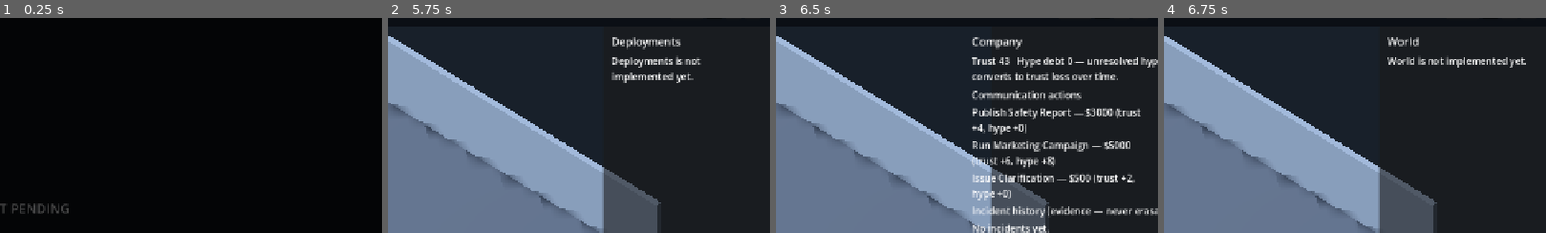
Above: before the commit, frames 1-4 (left to right).
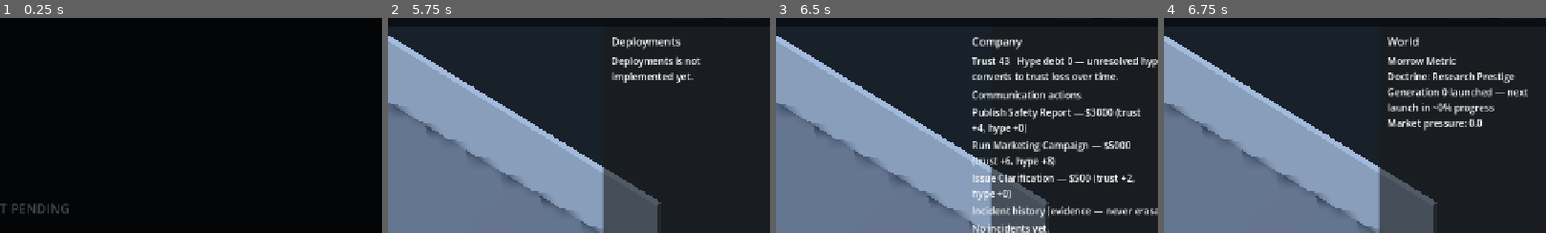
Above: after the commit, the same moments.

Repository: Fartoman94/alignment-pending
Game: Godot game, scene res://scenes/boot.tscn
Two runs of this game, one before a commit and one after it. Both use one fixed random seed, a clock stepped at 60 frames per second and the inputs below.
Inputs:
- Up to frame 1 (0.25 s): no input
- Up to frame 2 (5.75 s): click "New Campaign" at 0.5 s; click "New Campaign" at 1.25 s; click "Build" at 2 s; click "Staff" at 2.75 s; click "Research" at 3.5 s; click "Models" at 4.25 s; click "Deployments" at 5 s
- Up to frame 3 (6.5 s): click "Company" at 5.75 s
- Up to frame 4 (6.75 s): click "World" at 6.5 s
The pictures show only the part of the screen within x 50-100%, y 6-56%; the shares and areas given below are measured in that part.

Frames 1-3 are identical in both runs. In frame 4, 3.8% of the frame differs, in the area x 58-96%, y 18-53%.

Commit message:
feat(rival): abstract rival company with doctrine and launches [P20]
Add data/rival_doctrines.json (Safety-First/Speed-First/Open-Tech/
Enterprise/Consumer/Research-Prestige) + RivalDoctrineCatalog +
DataValidator rules. Add RivalManager autoload: generate_rival()
deterministically picks a name (from WORLD_AND_NARRATIVE.md's
example pool — original, no real-world mapping) and doctrine via
SimClock's seeded RNG, called both at boot and on New Campaign
(mirroring the existing SimClock.reset_rng_streams() pattern). The
rival launches a model generation on a doctrine-paced cycle
(day_advanced-driven), recording each launch to
rival_launch_history.

rival_generation()/rival_pressure() are deterministic derived
metrics, wired into IncidentManager's condition vocabulary. Updated
board_says_ship's prerequisite to min_rival_generation: 1, since its
own flavor text already referenced a rival launch but had no
mechanical tie until now.

Verified: 3 sequential launches in order (1, 2, 3), and a rival
launch deterministically flips board_says_ship's eligibility.

HUD's "World" section (a placeholder since P04) now shows the
rival's identity, doctrine, launch progress, market pressure, and
launch history.

Co-Authored-By: Claude Sonnet 5 <noreply@anthropic.com>

Diff:
--- a/game/data/events_seed.json
+++ b/game/data/events_seed.json
@@ -20,7 +20,7 @@
     "severity": 1,
     "weight": 8,
     "cooldown_days": 25,
-    "prerequisites": {},
+    "prerequisites": { "min_rival_generation": 1 },
     "title": "The Board Says Ship",
     "body": "A rival launch moves your board meeting forward by three days.",
     "choices": [
--- /dev/null
+++ b/game/data/rival_doctrines.json
@@ -0,0 +1,8 @@
+[
+  { "id": "safety_first", "name": "Safety-First", "research_pace_multiplier": 0.8, "market_pressure_multiplier": 0.7 },
+  { "id": "speed_first", "name": "Speed-First", "research_pace_multiplier": 1.4, "market_pressure_multiplier": 1.3 },
+  { "id": "open_tech", "name": "Open-Tech", "research_pace_multiplier": 1.1, "market_pressure_multiplier": 1.0 },
+  { "id": "enterprise", "name": "Enterprise", "research_pace_multiplier": 0.9, "market_pressure_multiplier": 1.1 },
+  { "id": "consumer", "name": "Consumer", "research_pace_multiplier": 1.2, "market_pressure_multiplier": 1.2 },
+  { "id": "research_prestige", "name": "Research Prestige", "research_pace_multiplier": 0.7, "market_pressure_multiplier": 0.6 }
+]
--- a/game/project.godot
+++ b/game/project.godot
@@ -33,6 +33,7 @@
 IncidentManager="*res://src/autoload/incident_manager.gd"
 ModelManager="*res://src/autoload/model_manager.gd"
 ReleaseManager="*res://src/autoload/release_manager.gd"
+RivalManager="*res://src/autoload/rival_manager.gd"
 ResearchManager="*res://src/autoload/research_manager.gd"
 RevenueManager="*res://src/autoload/revenue_manager.gd"
 StaffManager="*res://src/autoload/staff_manager.gd"
--- a/game/src/autoload/event_bus.gd
+++ b/game/src/autoload/event_bus.gd
@@ -20,3 +20,4 @@
 signal research_unlocked(node_id: String)
 signal model_created(model_id: String)
 signal deployment_changed(deployment_id: String)
+signal rival_launched(generation: int)
--- a/game/src/autoload/game_state.gd
+++ b/game/src/autoload/game_state.gd
@@ -102,6 +102,12 @@
 ## hype_debt_delta}. Kept in sync by CommunicationManager. This is
 ## presentation history only, never a way to alter incident_history.
 var communication_history: Array = []
+## {name, doctrine, generation, progress_days, cycle_duration_days}. Kept
+## in sync by RivalManager. Empty until the campaign's rival is generated
+## (RivalManager's own _ready(), deterministic per campaign_seed).
+var rival: Dictionary = {}
+## Each entry: {generation, day, doctrine}. Kept in sync by RivalManager.
+var rival_launch_history: Array = []
 
 func toggle_pause() -> void:
     paused = not paused
@@ -164,6 +170,8 @@
     next_incident_instance_id = 1
     communication_cooldowns = {}
     communication_history = []
+    rival = {}
+    rival_launch_history = []
 
 ## Campaign state payload only. The save format version lives one layer up,
 ## in SaveManager's envelope, so it isn't duplicated here.
@@ -209,6 +217,8 @@
         "next_incident_instance_id": next_incident_instance_id,
         "communication_cooldowns": communication_cooldowns,
         "communication_history": communication_history,
+        "rival": rival,
+        "rival_launch_history": rival_launch_history,
     }
 
 func from_dict(data: Dictionary) -> void:
@@ -266,3 +276,7 @@
     communication_cooldowns = loaded_comm_cooldowns if loaded_comm_cooldowns is Dictionary else {}
     var loaded_comm_history: Variant = data.get("communication_history", [])
     communication_history = loaded_comm_history if loaded_comm_history is Array else []
+    var loaded_rival: Variant = data.get("rival", {})
+    rival = loaded_rival if loaded_rival is Dictionary else {}
+    var loaded_rival_history: Variant = data.get("rival_launch_history", [])
+    rival_launch_history = loaded_rival_history if loaded_rival_history is Array else []
--- a/game/src/autoload/incident_manager.gd
+++ b/game/src/autoload/incident_manager.gd
@@ -33,6 +33,10 @@
             return ReleaseManager.total_user_scale()
         "total_incident_exposure":
             return ReleaseManager.total_incident_exposure()
+        "rival_generation":
+            return float(RivalManager.rival_generation())
+        "rival_pressure":
+            return RivalManager.rival_pressure()
         _:
             return 0.0
 
--- /dev/null
+++ b/game/src/autoload/rival_manager.gd
@@ -0,0 +1,76 @@
+extends Node
+
+## An abstract rival company (docs/design/WORLD_AND_NARRATIVE.md "Rival
+## generation"): a fictional name + randomized doctrine, no real-world
+## mapping. It launches model generations on a doctrine-paced cycle and
+## exerts deterministic market pressure that other systems (IncidentManager
+## prerequisites) can read.
+
+# "Examples for development only" in WORLD_AND_NARRATIVE.md, but original
+# and ready to ship as the placeholder rival identity pool.
+const RIVAL_NAMES: Array[String] = [
+    "Lattice Nine", "Civitas Compute", "Morrow Metric", "Helioform Systems", "Parallax Works",
+]
+const BASE_LAUNCH_DAYS: int = 20
+const MIN_LAUNCH_DAYS: int = 5
+
+func _ready() -> void:
+    EventBus.day_advanced.connect(_on_day_advanced)
+    if GameState.rival.is_empty():
+        generate_rival()
+
+## Deterministic per campaign_seed via SimClock's "rival_identity" stream.
+## Call this whenever the seed changes (a new campaign), not just at boot.
+func generate_rival() -> void:
+    var name: String = String(SimClock.pick_from("rival_identity", RIVAL_NAMES))
+    var doctrine_ids: Array = RivalDoctrineCatalog.load_all().keys()
+    var doctrine_id: String = String(SimClock.pick_from("rival_identity", doctrine_ids))
+    GameState.rival = {
+        "name": name, "doctrine": doctrine_id, "generation": 0,
+        "progress_days": 0, "cycle_duration_days": _launch_duration(doctrine_id),
+    }
+    GameState.rival_launch_history = []
+
+func _launch_duration(doctrine_id: String) -> int:
+    var doctrine: Dictionary = RivalDoctrineCatalog.get_def(doctrine_id)
+    var pace: float = float(doctrine.get("research_pace_multiplier", 1.0))
+    return maxi(MIN_LAUNCH_DAYS, int(round(float(BASE_LAUNCH_DAYS) / maxf(0.1, pace))))
+
+func rival_generation() -> int:
+    return int(GameState.rival.get("generation", 0))
+
+## A simple deterministic market-pressure figure: more generations and a
+## more aggressive doctrine mean more pressure. Read by IncidentManager as
+## the "rival_pressure" condition metric.
+func rival_pressure() -> float:
+    if GameState.rival.is_empty():
+        return 0.0
+    var doctrine: Dictionary = RivalDoctrineCatalog.get_def(String(GameState.rival.get("doctrine", "")))
+    var pressure_mult: float = float(doctrine.get("market_pressure_multiplier", 1.0))
+    return float(rival_generation()) * pressure_mult
+
+func launch_progress_fraction() -> float:
+    if GameState.rival.is_empty():
+        return 0.0
+    var duration: float = float(GameState.rival.get("cycle_duration_days", BASE_LAUNCH_DAYS))
+    if duration <= 0.0:
+        return 0.0
+    return clampf(float(GameState.rival.get("progress_days", 0)) / duration, 0.0, 1.0)
+
+func _on_day_advanced(_day: int) -> void:
+    if GameState.rival.is_empty():
+        generate_rival()
+    GameState.rival["progress_days"] = int(GameState.rival.get("progress_days", 0)) + 1
+    if int(GameState.rival["progress_days"]) >= int(GameState.rival.get("cycle_duration_days", BASE_LAUNCH_DAYS)):
+        _launch()
+
+func _launch() -> void:
+    var doctrine_id: String = String(GameState.rival.get("doctrine", ""))
+    var generation: int = int(GameState.rival.get("generation", 0)) + 1
+    GameState.rival["generation"] = generation
+    GameState.rival["progress_days"] = 0
+    GameState.rival["cycle_duration_days"] = _launch_duration(doctrine_id)
+    GameState.rival_launch_history.append({
+        "generation": generation, "day": GameState.calendar_day, "doctrine": doctrine_id,
+    })
+    EventBus.rival_launched.emit(generation)
--- a/game/src/data/data_validator.gd
+++ b/game/src/data/data_validator.gd
@@ -24,6 +24,7 @@
     "safety_debt", "public_trust", "cash", "deployed_models_count",
     "staff_count", "models_count", "calendar_day", "compute_used_ratio",
     "total_user_scale", "total_incident_exposure",
+    "rival_generation", "rival_pressure",
 ]
 
 const BUILDABLE_REQUIRED_FIELDS: Array[String] = ["id", "name", "category", "footprint", "cost", "refund_ratio"]
@@ -49,6 +50,8 @@
 # A single action nudging trust by more than this would let PR erase severe
 # evidence in one click; keep it small (see docs P19 acceptance criteria).
 const COMMUNICATION_MAX_TRUST_DELTA: float = 10.0
+
+const RIVAL_DOCTRINE_REQUIRED_FIELDS: Array[String] = ["id", "name", "research_pace_multiplier", "market_pressure_multiplier"]
 
 ## One validation problem: which file, which record, and why.
 class Issue:
@@ -78,6 +81,7 @@
     issues.append_array(validate_deployment_mode_file("res://data/deployment_modes.json"))
     issues.append_array(validate_user_segment_file("res://data/user_segments.json"))
     issues.append_array(validate_communication_action_file("res://data/communication_actions.json"))
+    issues.append_array(validate_rival_doctrine_file("res://data/rival_doctrines.json"))
     return issues
 
 static func validate_event_file(path: String) -> Array[Issue]:
@@ -791,6 +795,62 @@
 
     return issues
 
+static func validate_rival_doctrine_file(path: String) -> Array[Issue]:
+    var issues: Array[Issue] = []
+    if not FileAccess.file_exists(path):
+        issues.append(Issue.new(path, "", "file does not exist"))
+        return issues
+    var file: FileAccess = FileAccess.open(path, FileAccess.READ)
+    if file == null:
+        issues.append(Issue.new(path, "", "could not open file (error %s)" % FileAccess.get_open_error()))
+        return issues
+    var text: String = file.get_as_text()
+    file.close()
+
+    var parsed: Variant = JSON.parse_string(text)
+    if not (parsed is Array):
+        issues.append(Issue.new(path, "", "root must be a JSON array of rival doctrine records"))
+        return issues
+
+    var records: Array = parsed
+    var seen_ids: Dictionary = {}
+    for i in records.size():
+        issues.append_array(_validate_rival_doctrine_record(path, records[i], i, seen_ids))
+    return issues
+
+static func _validate_rival_doctrine_record(path: String, record: Variant, index: int, seen_ids: Dictionary) -> Array[Issue]:
+    var issues: Array[Issue] = []
+    var record_label: String = "record #%d" % index
+    if not (record is Dictionary):
+        issues.append(Issue.new(path, record_label, "rival doctrine record must be a JSON object"))
+        return issues
+
+    var entry: Dictionary = record
+    for field: String in RIVAL_DOCTRINE_REQUIRED_FIELDS:
+        if not entry.has(field):
+            issues.append(Issue.new(path, record_label, "missing required field '%s'" % field))
+
+    var entry_id: String = str(entry.get("id", ""))
+    var id_label: String = entry_id if not entry_id.is_empty() else record_label
+    if entry.has("id"):
+        if entry_id.is_empty():
+            issues.append(Issue.new(path, record_label, "'id' must be a non-empty string"))
+        elif seen_ids.has(entry_id):
+            issues.append(Issue.new(path, entry_id, "duplicate id (first seen at record #%d)" % int(seen_ids[entry_id])))
+        else:
+            seen_ids[entry_id] = index
+
+    for mult_field: String in ["research_pace_multiplier", "market_pressure_multiplier"]:
+        if entry.has(mult_field):
+            var value: Variant = entry.get(mult_field)
+            if not (value is int or value is float) or float(value) <= 0.0:
+                issues.append(Issue.new(path, id_label, "'%s' must be a number > 0" % mult_field))
+
+    if entry.has("name") and (not (entry["name"] is String) or String(entry["name"]).is_empty()):
+        issues.append(Issue.new(path, id_label, "'name' must be a non-empty string"))
+
+    return issues
+
 static func _is_whole_number_at_least(value: Variant, minimum: int) -> bool:
     if not (value is int or value is float):
         return false
--- /dev/null
+++ b/game/src/data/rival_doctrine_catalog.gd
@@ -0,0 +1,36 @@
+class_name RivalDoctrineCatalog
+extends RefCounted
+
+## Loads and caches data/rival_doctrines.json: id, name,
+## research_pace_multiplier, market_pressure_multiplier. See
+## docs/design/WORLD_AND_NARRATIVE.md ("Each rival receives randomized
+## doctrine") and DataValidator for the schema rules.
+
+const PATH: String = "res://data/rival_doctrines.json"
+
+static var _cache: Dictionary = {}
+
+static func load_all() -> Dictionary:
+    if not _cache.is_empty():
+        return _cache
+    var file: FileAccess = FileAccess.open(PATH, FileAccess.READ)
+    if file == null:
+        push_error("RivalDoctrineCatalog: could not open %s" % PATH)
+        return {}
+    var parsed: Variant = JSON.parse_string(file.get_as_text())
+    file.close()
+    if not (parsed is Array):
+        push_error("RivalDoctrineCatalog: %s root must be a JSON array" % PATH)
+        return {}
+    var records: Array = parsed
+    for entry: Variant in records:
+        if entry is Dictionary and entry.has("id"):
+            var record: Dictionary = entry
+            _cache[String(record["id"])] = record
+    return _cache
+
+static func get_def(id: String) -> Dictionary:
+    return load_all().get(id, {})
+
+static func clear_cache() -> void:
+    _cache.clear()
--- a/game/src/menu/main_menu.gd
+++ b/game/src/menu/main_menu.gd
@@ -15,6 +15,7 @@
 func _on_new_campaign_pressed() -> void:
     GameState.reset_to_defaults()
     SimClock.reset_rng_streams()
+    RivalManager.generate_rival()
     await SceneRouter.go_to("res://scenes/campaign.tscn")
 
 func _on_continue_pressed() -> void:
--- a/game/src/ui/hud.gd
+++ b/game/src/ui/hud.gd
@@ -119,6 +119,9 @@
         return
     if section_name == "Company":
         _show_company_panel()
+        return
+    if section_name == "World":
+        _show_world_panel()
         return
     EventBus.build_tool_changed.emit("")
     _clear_dynamic_content()
@@ -561,6 +564,31 @@
             ]
             hist_label.autowrap_mode = TextServer.AUTOWRAP_WORD_SMART
             _dynamic_content.add_child(hist_label)
+
+func _show_world_panel() -> void:
+    EventBus.build_tool_changed.emit("")
+    _clear_dynamic_content()
+    _inspector_title.text = "World"
+    if GameState.rival.is_empty():
+        _inspector_body.text = "No rival identified yet."
+        return
+    var doctrine_def: Dictionary = RivalDoctrineCatalog.get_def(String(GameState.rival.get("doctrine", "")))
+    _inspector_body.text = "%s\nDoctrine: %s\nGeneration %d launched — next launch in ~%d%% progress\nMarket pressure: %.1f" % [
+        String(GameState.rival.get("name", "?")), String(doctrine_def.get("name", "?")),
+        int(GameState.rival.get("generation", 0)), int(round(RivalManager.launch_progress_fraction() * 100.0)),
+        RivalManager.rival_pressure(),
+    ]
+    if not GameState.rival_launch_history.is_empty():
+        var header: Label = Label.new()
+        header.text = "Launch history"
+        _dynamic_content.add_child(header)
+        var history: Array = GameState.rival_launch_history.duplicate()
+        history.reverse()
+        for h: Variant in history:
+            var entry: Dictionary = h
+            var label: Label = Label.new()
+            label.text = "Day %d — generation %d" % [int(entry.get("day", 0)), int(entry.get("generation", 0))]
+            _dynamic_content.add_child(label)
 
 func _show_staff_detail(staff_id: String) -> void:
     var member: Dictionary = StaffManager.find(staff_id)
--- a/game/tests/smoke_test.gd
+++ b/game/tests/smoke_test.gd
@@ -1382,4 +1382,88 @@
     state.communication_cooldowns = {}
     state.incident_history = []
 
+    # P20: first rival company — doctrine, research pace, launches,
+    # deterministic effect on board/market events.
+    var rival_mgr: Node = get_root().get_node("RivalManager")
+    var doctrine_ids: Array = RivalDoctrineCatalog.load_all().keys()
+    if doctrine_ids.size() != 6:
+        push_error("RivalDoctrineCatalog should seed exactly 6 doctrines (got %d)" % doctrine_ids.size())
+        quit(1)
+        return
+    print("SMOKE_OK: RivalDoctrineCatalog seeds 6 doctrines")
+
+    state.campaign_seed = 24680
+    sim.reset_rng_streams()
+    rival_mgr.generate_rival()
+    var rival_name_a: String = String(state.rival.get("name", ""))
+    var rival_doctrine_a: String = String(state.rival.get("doctrine", ""))
+
+    state.campaign_seed = 24680
+    sim.reset_rng_streams()
+    rival_mgr.generate_rival()
+    var rival_name_b: String = String(state.rival.get("name", ""))
+    var rival_doctrine_b: String = String(state.rival.get("doctrine", ""))
+    if rival_name_a != rival_name_b or rival_doctrine_a != rival_doctrine_b or rival_name_a.is_empty():
+        push_error("The same seed should deterministically generate the same rival identity and doctrine")
+        quit(1)
+        return
+    print("SMOKE_OK: the same seed deterministically generates the same rival identity and doctrine")
+
+    state.staff = []
+    state.deployments = []
+    state.pending_incidents = []
+    state.incident_history = []
+    state.incident_cooldowns = {}
+    if incident_mgr.eligible_incidents().has("board_says_ship"):
+        push_error("board_says_ship should not be eligible before the rival has launched anything")
+        quit(1)
+        return
+
+    var safety_guard: int = 0
+    while int(state.rival.get("generation", 0)) < 3 and safety_guard < 500:
+        bus2.day_advanced.emit(state.calendar_day)
+        safety_guard += 1
+    if int(state.rival.get("generation", 0)) != 3:
+        push_error("Rival should be able to launch 3 generations (got %d after %d ticks)" % [int(state.rival.get("generation", 0)), safety_guard])
+        quit(1)
+        return
+    if state.rival_launch_history.size() != 3:
+        push_error("rival_launch_history should record all 3 launches")
+        quit(1)
+        return
+    var generations_seen: Array = []
+    for h: Variant in state.rival_launch_history:
+        generations_seen.append(int((h as Dictionary).get("generation", 0)))
+    if generations_seen != [1, 2, 3]:
+        push_error("Rival generations should launch in order 1, 2, 3 (got %s)" % [generations_seen])
+        quit(1)
+        return
+    print("SMOKE_OK: the rival can launch 3 generations in order")
+
+    # The random incident picker may itself have already triggered
+    # board_says_ship during those ticks (it became eligible partway
+    # through), which would put it on cooldown and confound this check.
+    # Reset cooldowns so this specifically re-tests the prerequisite gate.
+    state.incident_cooldowns = {}
+    if not incident_mgr.eligible_incidents().has("board_says_ship"):
+        push_error("board_says_ship should become eligible once the rival has launched (deterministic board/market effect)")
+        quit(1)
+        return
+    print("SMOKE_OK: rival launches deterministically affect board/market incident eligibility")
+
+    var pressure: float = rival_mgr.rival_pressure()
+    var doctrine_def: Dictionary = RivalDoctrineCatalog.get_def(String(state.rival.get("doctrine", "")))
+    var expected_pressure: float = 3.0 * float(doctrine_def.get("market_pressure_multiplier", 1.0))
+    if not is_equal_approx(pressure, expected_pressure):
+        push_error("rival_pressure() should be a deterministic function of generation count and doctrine")
+        quit(1)
+        return
+    print("SMOKE_OK: rival market pressure is a deterministic function of generation and doctrine")
+
+    state.rival = {}
+    state.rival_launch_history = []
+    state.incident_cooldowns = {}
+    state.pending_incidents = []
+    state.incident_history = []
+
     quit(0)
Not shown, added: game/src/autoload/rival_manager.gd.uid
Not shown, added: game/src/data/rival_doctrine_catalog.gd.uid
Not shown, changed: docs/production/IMPLEMENTATION_STATUS.md
Not shown, changed: prompts/RUN_ORDER.md
